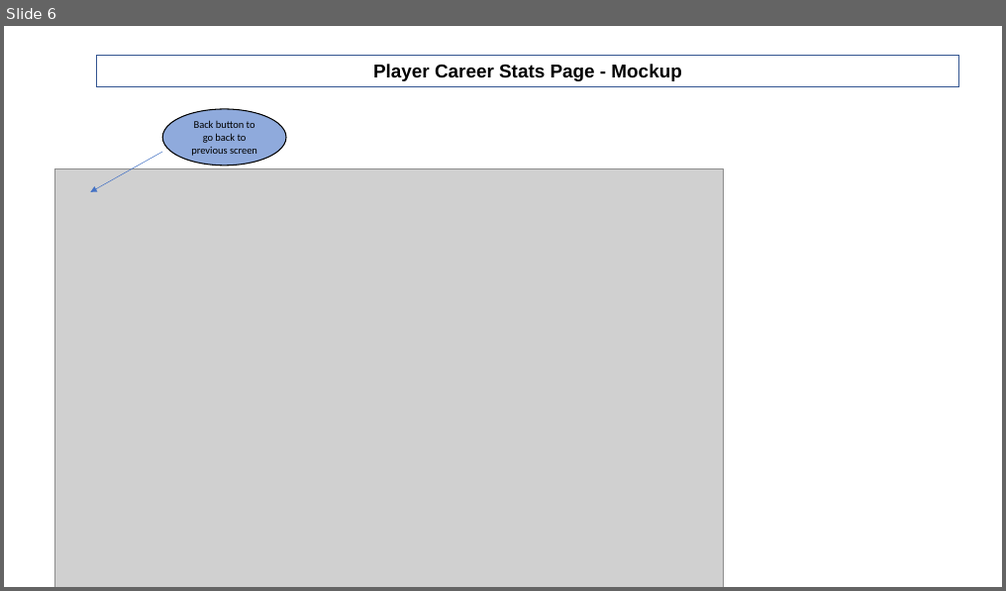
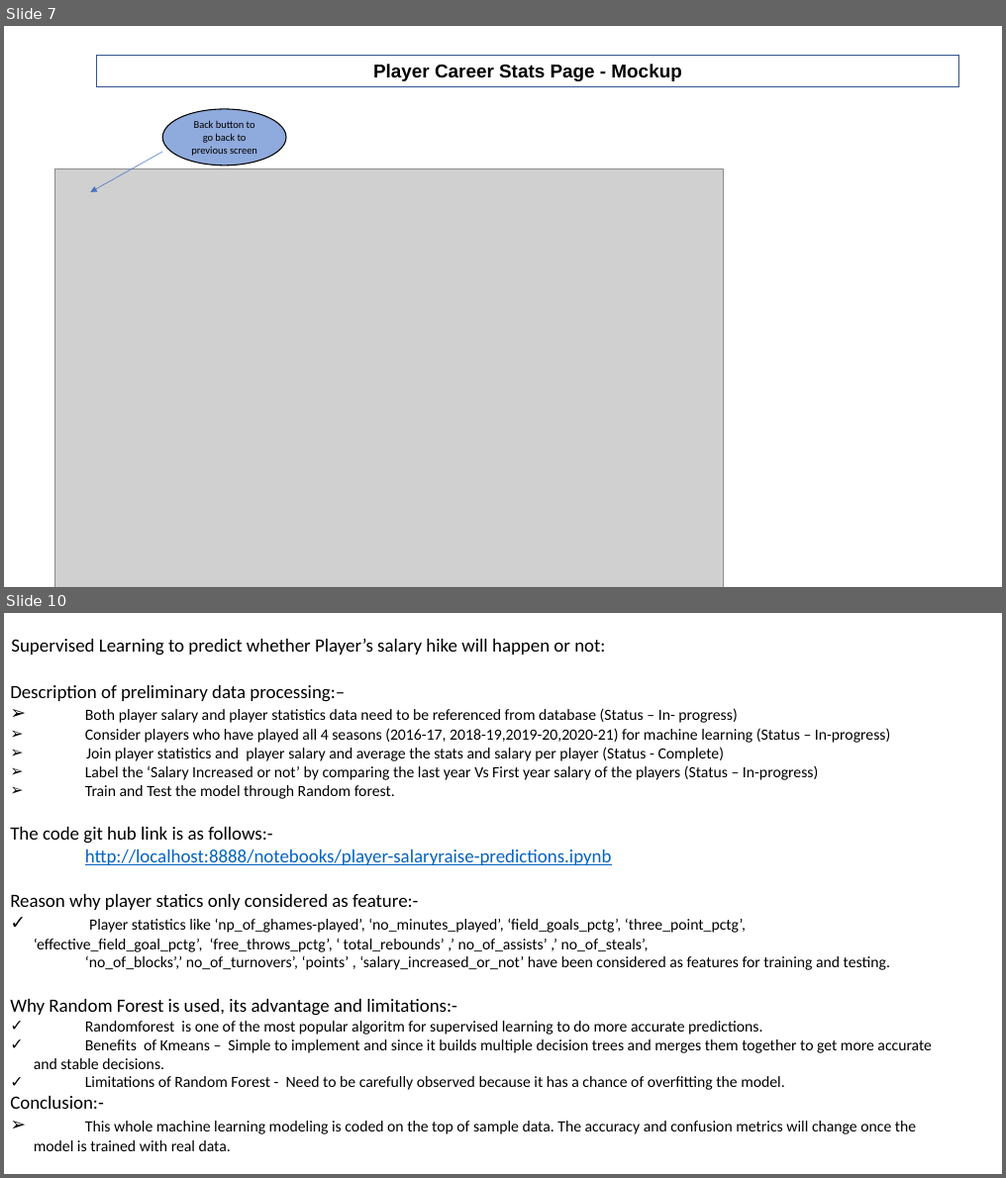
Before and after one commit to asitkumar26/nba-player-analytics, a slide deck: Presentation/NBA Player Analytics- Week 2 Deliverables.pptx. Shown one above the other, each under a label of ours: slide 6 before the commit, slides 7 and 10 after it; the slides between them are not shown. The pictures are 1006x591 and 1006x1178 pixels, drawn with LibreOffice and Linux fonts; fonts in the diff are those of the drawing; grey boxes stand for pictures. Boxes give left, top, right and bottom in pixels: in the first picture for what was removed or moved away, otherwise in the second. Text is boxed around its words. In the diff, an @@ line names an element or a change of style, - is before the commit and + after.

```diff
--- a/Presentation/NBA Player Analytics- Week 2 Deliverables.pptx
+++ b/Presentation/NBA Player Analytics- Week 2 Deliverables.pptx
@@ slide 10 added at bbox=[4, 613, 1002, 1174], background #FFFFFF @@
@@ text added at bbox=[11, 639, 605, 656], 18 pt, text #000000 @@
+Supervised Learning to predict whether Player’s salary hike will happen or not:
@@ text added at bbox=[10, 685, 932, 1152], 15 pt, text #000000 @@
+Description of preliminary data processing:–
+➢ Both player salary and player statistics data need to be referenced from database (Status – In- progress)
+➢ Consider players who have played all 4 seasons (2016-17, 2018-19,2019-20,2020-21) for machine learning (Status – In-progress)
+➢ Join player statistics and player salary and average the stats and salary per player (Status - Complete)
+➢ Label the ‘Salary Increased or not’ by comparing the last year Vs First year salary of the players (Status – In-progress)
+➢ Train and Test the model through Random forest.
+The code git hub link is as follows:-
+http://localhost:8888/notebooks/player-salaryraise-predictions.ipynb
+Reason why player statics only considered as feature:-
+✓ Player statistics like ‘np_of_ghames-played’, ‘no_minutes_played’, ‘field_goals_pctg’, ‘three_point_pctg’, ‘effective_field_goal_pctg’, ‘free_throws_pctg’, ‘ total_rebounds’ ,’ no_of_assists’ ,’ no_of_steals’,
+‘no_of_blocks’,’ no_of_turnovers’, ‘points’ , ‘salary_increased_or_not’ have been considered as features for training and testing.
+Why Random Forest is used, its advantage and limitations:-
+✓ Randomforest is one of the most popular algoritm for supervised learning to do more accurate predictions.
+✓ Benefits of Kmeans – Simple to implement and since it builds multiple decision trees and merges them together to get more accurate and stable decisions.
+✓ Limitations of Random Forest - Need to be carefully observed because it has a chance of overfitting the model.
+Conclusion:-
+➢ This whole machine learning modeling is coded on the top of sample data. The accuracy and confusion metrics will change once the model is trained with real data.
@@ what was slide 6 is now slide 7 @@
```
Also in this commit, not shown: 3 other slides added.
